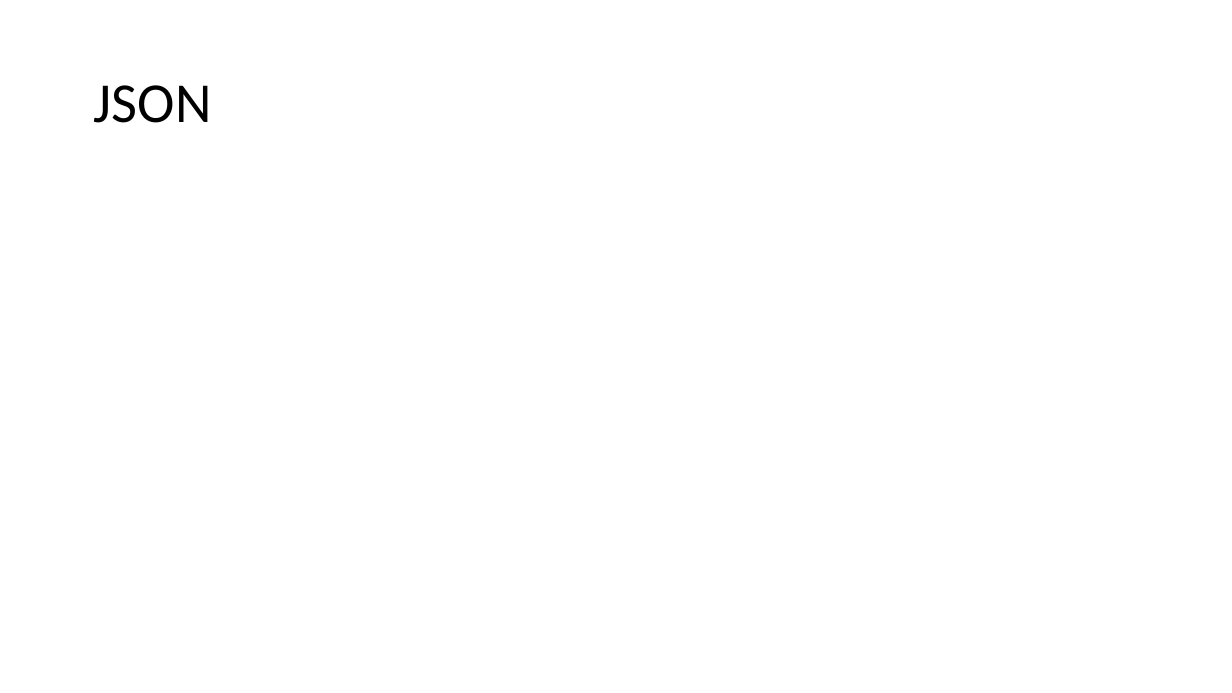
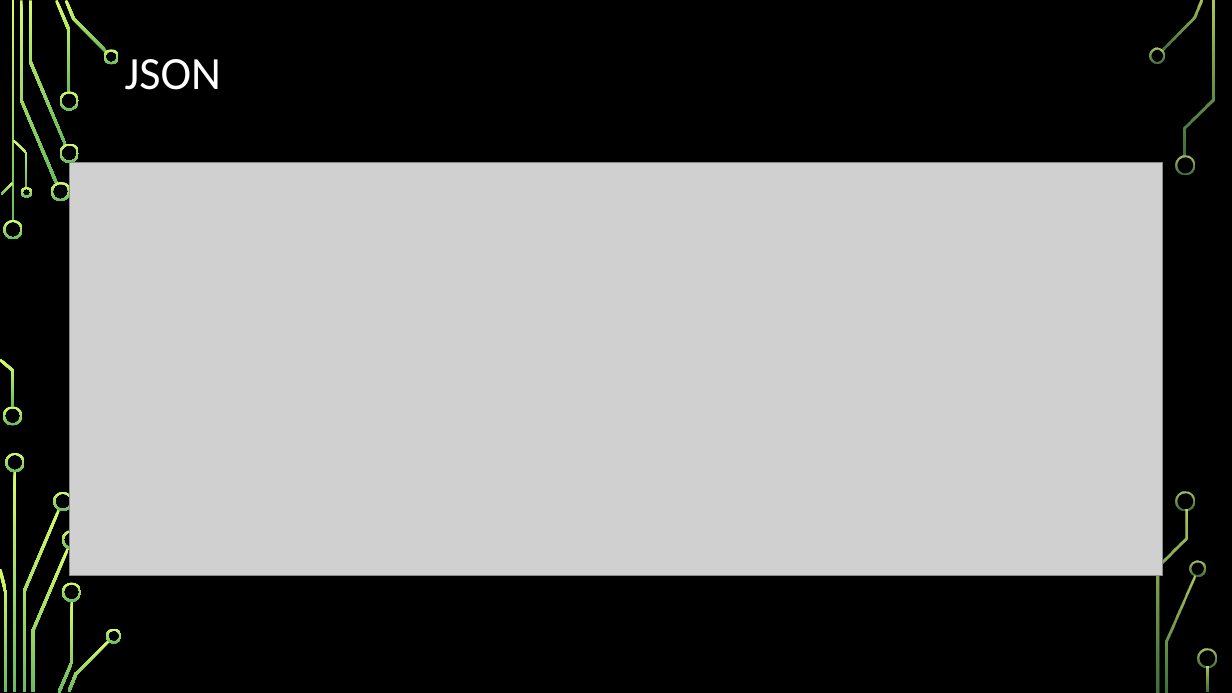
Before and after one commit to juliuspartanen/Reiska-1.1, a slide deck: slide 6 of PP-reiskat.pptx (slide 5 before the commit). Drawn at 1232x693 pixels with LibreOffice and Linux fonts; fonts in the diff are those of the drawing; grey boxes stand for pictures; background and template pictures are left out. Boxes give left, top, right and bottom in pixels: in the first picture for what was removed or moved away, otherwise in the second. Text is boxed around its words. In the diff, an @@ line names an element or a change of style, - is before the commit and + after.

```diff
--- a/PP-reiskat.pptx
+++ b/PP-reiskat.pptx
@@ background #FFFFFF to picture (left out) @@
@@ title "JSON": place and size @@
-title "JSON" at bbox=[94, 85, 212, 123]
+title "JSON" at bbox=[125, 59, 221, 90]
@@ title "JSON" at bbox=[125, 59, 221, 90]: size 44 to 36 pt, text colour #000000 to #FFFFFF @@
@@ picture added at bbox=[69, 163, 1163, 576] @@
@@ group added at bbox=[0, 0, 1217, 693]: 33 freeform shapes, 3 rectangles @@
```
Also in this commit, not shown: 7 other slides changed, 1 slide added.
